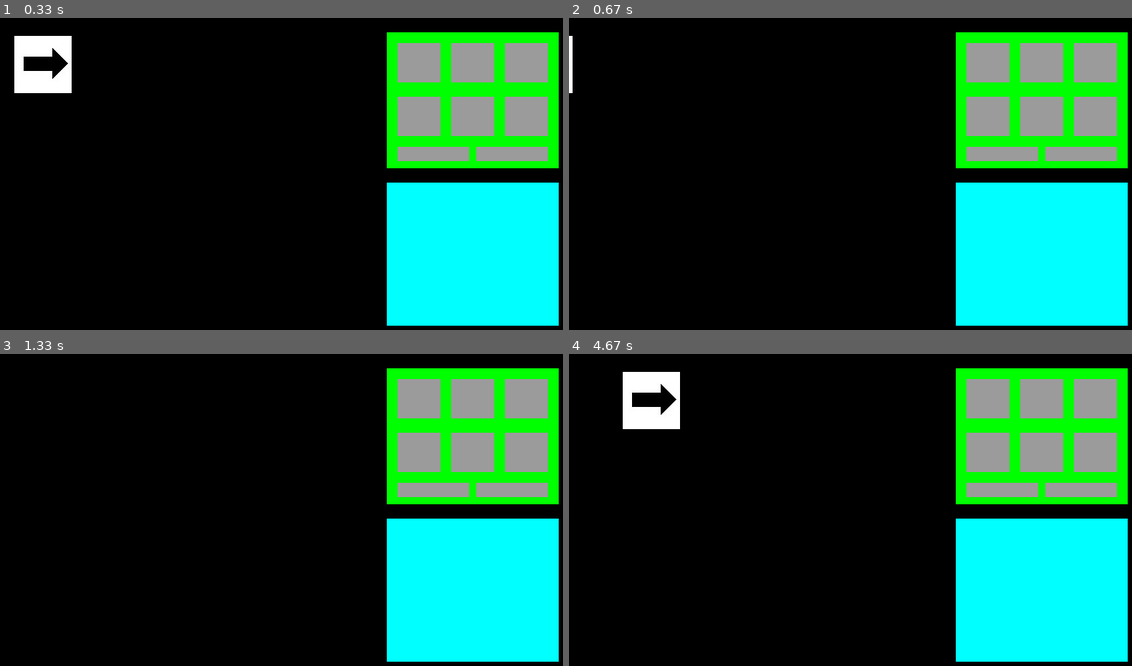
Above: before the commit, frames 1-4 (two rows, left to right).
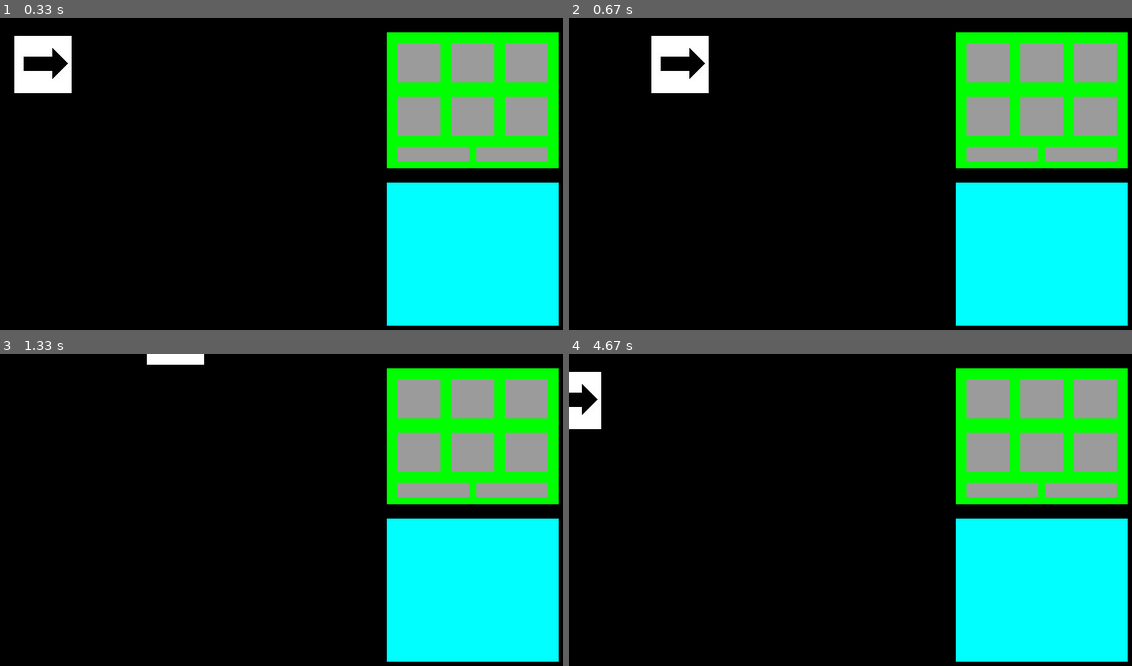
Above: after the commit, the same moments.

Repository: Jeohang/PYPYGAME
Game: pygame game, started from SQW.py
Same seed, same stepped clock (60 frames per second), same inputs: the game is played once before the commit and once after it.
Inputs:
- Up to frame 1 (0.33 s): no input
- Up to frame 2 (0.67 s): hold Right from 0.33 s (still down)
- Up to frame 3 (1.33 s): release Right at 0.8 s; hold Up 0.83-1.13 s; hold Right from 1.17 s (still down)
- Up to frame 4 (4.67 s): release Right at 1.63 s; hold Left 1.67-2.2 s; hold Down 2.23-2.53 s; hold Left 2.57-2.97 s; hold Up 3-3.37 s; hold Down 4.07-4.43 s; hold Left from 4.47 s (still down)

Frame 1 is identical in both runs. In frame 2, 1.6% of the frame differs, in the area x 0-25%, y 5-25%; in frame 3, 0.4%; in frame 4, 2.3%, in the area x 0-20%, y 5-25%.

Commit message:
Fix some codes

Diff:
--- a/SQW.py
+++ b/SQW.py
@@ -17,13 +17,13 @@
     def __init__(self):
         pass
 
-def moving_arrow(x, y):
-    Map.ourScreen.blit(Map.arrow, (x, y))
-
 
 class Action:
     def __init__(self):
         pass
+
+    def moving_arrow(x, y):
+        Map.ourScreen.blit(Map.arrow, (x, y))
 
 
 def __main__():
@@ -34,12 +34,12 @@
             if event.type == pg.QUIT:
                 finished = True
         Map.ourScreen.fill((0, 0, 0))
-        moving_arrow(Map.a, Map.b)
+        Action.moving_arrow(Map.a, Map.b)
         pressed = pg.key.get_pressed()
         if pressed[pg.K_UP]: Map.b -= 5
         if pressed[pg.K_DOWN]: Map.b += 5
-        if pressed[pg.K_RIGHT]: Map.a -= 5
-        if pressed[pg.K_LEFT]: Map.a += 5
+        if pressed[pg.K_RIGHT]: Map.a += 5
+        if pressed[pg.K_LEFT]: Map.a -= 5
         # pg.draw.rect(Map.ourScreen, (255, 255, 255), pg.Rect(20, 20, 500, 410))  # running part
         pg.draw.rect(Map.ourScreen, (0, 255, 0), pg.Rect(540, 20, 240, 190))  # button part
         pg.draw.rect(Map.ourScreen, (155, 155, 155), pg.Rect(555, 35, 60, 55))
@@ -53,9 +53,6 @@
         pg.draw.rect(Map.ourScreen, (0, 255, 255), pg.Rect(540, 230, 240, 200))  # function part
         pg.display.flip()
         clock.tick(60)
-        # for event in pg.event.get():
-        #     if event.type == pg.QUIT:
-        #         finished = True
 
 
 if __name__ == '__main__':
